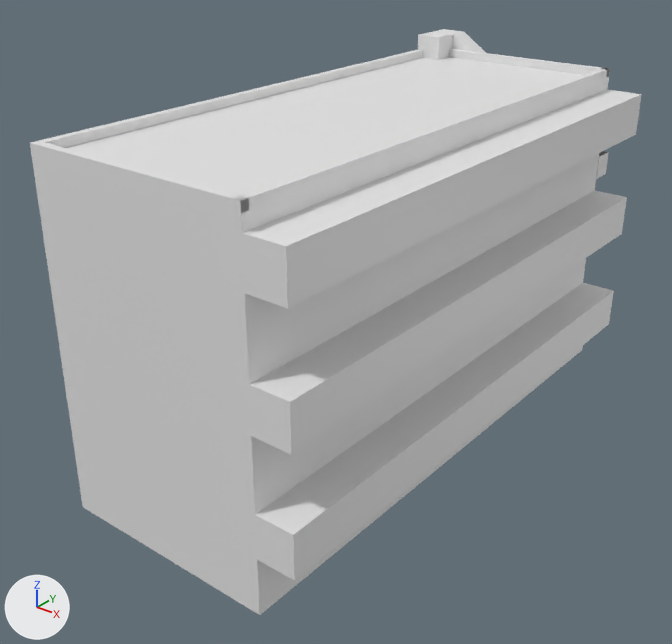
What one commit did to the OBJ model Assets/Art-Assets/Tomasz/Meshes/Buildings/Appartments/Background flat 1.obj.
One viewpoint serves both versions: a camera (50 mm lens) standing at (7.16, -7.22, 9.52) and looking at (-2.03, 4.27, 2.4). Every picture has the same lights, and +X, +Y and +Z are marked at lower left. The older version comes first. Where no turn or scale is listed for an object, it has been applied to the vertices.
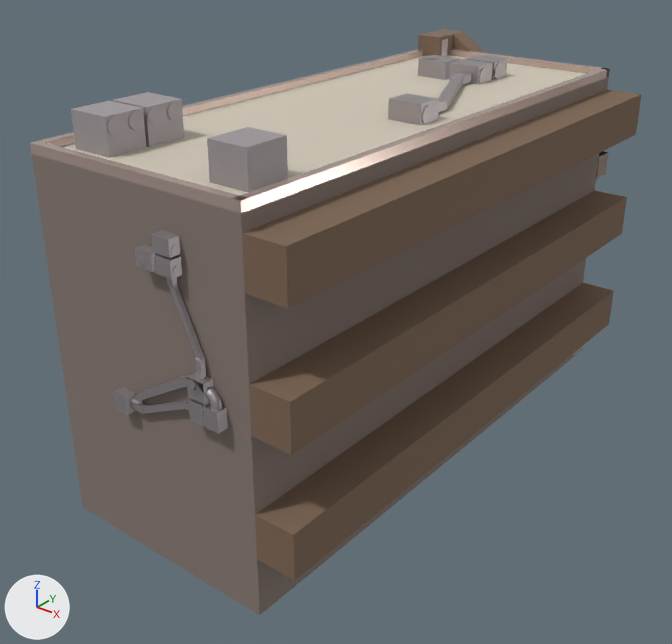
Where the change shows, as pixel boxes (x1, y1, x2, y2) in the pictures (672 x 644 px):
'Cube', recoloured (white to grey): (31, 77, 609, 615) in both
'Cube.003', recoloured (white to brown): (242, 89, 642, 309) in both
'Cube.002', recoloured (white to brown): (249, 191, 627, 455) in both
'Cube.001', recoloured (white to brown): (255, 283, 614, 581) in both
'Cube.004', added (pale yellow): after (62, 55, 586, 195)
'Cube.010', reshaped, recoloured (68% narrower, 51% shorter): before (232, 68, 610, 213); after (388, 55, 508, 125)
'Cube.005', reshaped (mostly hidden before): before (574, 346, 583, 356); after (114, 230, 228, 434)
'Cube.015', added: after (207, 127, 288, 193)
'Cylinder.001', added: after (71, 101, 146, 158)
'Cube.013', deleted: before (30, 141, 249, 213)
'Cube.014', added: after (112, 92, 184, 147)
'Cube.012', deleted: before (449, 49, 610, 78)
'Cube.006', deleted (mostly hidden): before (596, 151, 609, 179)
'Cube.016', added: after (441, 39, 448, 56)
part 1 of me_cube_005, added: after (114, 230, 228, 434)
part 2 of me_cube_007, added (mostly hidden): after (596, 151, 609, 179)
part 3 of me_cube_007, recoloured: (418, 29, 606, 155) in both
part 4 of me_cube_010, added: after (388, 55, 508, 125)
part 5 of me_cube_010, deleted: before (232, 68, 610, 213)
part 6 of me_cube_011, added (pale pink): after (30, 141, 249, 213)
part 7 of me_cube_011, added: after (232, 49, 610, 213)
part 8 of me_cube_011, recoloured: (39, 50, 423, 147) in both

The change, as a list of edits to the scene's bpy script:
```text
Add mat_material_001:
    mat_material_001 = principled_material('Material.001')
    mat_material_001.base_color = (0.631, 0.491, 0.434)  # pale pink #d0bab0
    mat_material_001.metallic = 0.607
    mat_material_001.roughness = 0.259
Add mat_material_006:
    mat_material_006 = principled_material('Material.006')
    mat_material_006.base_color = (0.209, 0.136, 0.0887)  # brown #7e6754
Change me_cube:
    where me_cube.from_pydata(...)  # 8 vertices, 6 faces; spans x -4.0..0.0, y 0.0..10.0, z 0.0..6.0
    add me_cube.materials.append(mat_material_002)  # grey #887a73
Change me_cube_001:
    where me_cube_001.from_pydata(...)  # 8 vertices, 6 faces; spans x 0.0..0.68, y 0.0..10.0, z 1.0..1.76
    add me_cube_001.materials.append(mat_material_005)  # brown #7e6754
Change me_cube_002:
    where me_cube_002.from_pydata(...)  # 8 vertices, 6 faces; spans x 0.0..0.68, y 0.0..10.0, z 3.0..3.76
    add me_cube_002.materials.append(mat_material_004)  # brown #7e6754
Change me_cube_003:
    where me_cube_003.from_pydata(...)  # 8 vertices, 6 faces; spans x 0.0..0.68, y 0.0..10.0, z 5.0..5.76
    add me_cube_003.materials.append(mat_material_003)  # brown #7e6754
Change me_cube_005:
    remove me_cube_005.from_pydata(...)  # 16 vertices, 14 faces; spans x -4.0..0.0, y 10.0..10.43, z 0.0..2.45
    add me_cube_005.from_pydata(...)  # 916 vertices, 648 faces; spans x -2.53..-0.42, y -0.19..0.01, z 2.5..5.48
    me_cube_005 part 1: 916 vertices added at x -2.53..-0.42, y -0.19..0.01, z 2.5..5.48
    other edits to the shape of me_cube_005 do not show in these pictures
    add me_cube_005.materials.append(mat_material_013)  # grey #b2abae
    add me_cube_005.materials.append(mat_material_014)  # grey #b2abae
Change me_cube_007:
    remove me_cube_007.from_pydata(...)  # 20 vertices, 18 faces; spans x -4.0..0.0, y 9.47..10.43, z 4.0..6.45
    add me_cube_007.from_pydata(...)  # 52 vertices, 46 faces; spans x -4.0..0.01, y 9.47..10.43, z 0.0..6.45
    me_cube_007 part 2: a new loose piece of 16 vertices spanning x -3.99..0.01, y 10.0..10.43, z 2.0..4.45, in mat_material_006 (brown #7e6754)
    me_cube_007 part 3: 18 faces spanning x -4.0..0.0, y 9.47..10.43, z 4.0..6.45 switch from no material to mat_material_006 (brown #7e6754)
    other edits to the shape of me_cube_007 do not show in these pictures
Change me_cube_010:
    remove me_cube_010.from_pydata(...)  # 8 vertices, 6 faces; spans x -0.14..0.0, y 0.0..10.0, z 6.0..6.15
    add me_cube_010.from_pydata(...)  # 328 vertices, 194 faces; spans x -2.78..-0.59, y 4.55..8.72, z 5.99..6.37
    me_cube_010 part 4: 328 vertices added at x -2.78..-0.59, y 4.55..8.72, z 5.99..6.37
    me_cube_010 part 5: 8 vertices removed from x -0.14..0.0, y 0.0..10.0, z 6.0..6.15
    add me_cube_010.materials.append(mat_material_008)  # grey #b2abae
Change me_cube_011:
    remove me_cube_011.from_pydata(...)  # 8 vertices, 6 faces; spans x -4.0..-3.86, y 0.0..10.0, z 6.0..6.15
    add me_cube_011.from_pydata(...)  # 30 vertices, 24 faces; spans x -4.0..0.0, y 0.0..10.0, z 6.0..6.15
    me_cube_011 part 6: a new loose piece, a box spanning x -4.0..0.0, y 0.0..0.14, z 6.0..6.15, in mat_material_001 (pale pink #d0bab0)
    me_cube_011 part 7: a new loose piece of 14 vertices spanning x -4.0..0.0, y 0.0..10.0, z 6.0..6.15, in mat_material_001 (pale pink #d0bab0)
    me_cube_011 part 8: 6 faces spanning x -4.0..-3.86, y 0.0..10.0, z 6.0..6.15 switch from no material to mat_material_001 (pale pink #d0bab0)
Remove ob_cube_006:
    ob_cube_006 = bpy.data.objects.new('Cube.006', me_cube_006)
Remove ob_cube_012:
    ob_cube_012 = bpy.data.objects.new('Cube.012', me_cube_012)
Remove ob_cube_013:
    ob_cube_013 = bpy.data.objects.new('Cube.013', me_cube_013)
Add ob_cylinder_001:
    ob_cylinder_001 = bpy.data.objects.new('Cylinder.001', me_cylinder_001)  # a 32-sided cylinder along x spanning x -2.971..-2.88, y 0.845..1.099, z 6.308..6.563; a box spanning x -3.615..-2.899, y 0.46..1.12, z 6.0..6.586; a 32-sided cylinder along x spanning x -2.971..-2.88, y 0.48..0.734, z 6.308..6.563; in mat_material_011 (grey #b2abae)
    ob_cylinder_001.location = (0.0, 0.0, 0.0)
Add ob_cube_016:
    ob_cube_016 = bpy.data.objects.new('Cube.016', me_cube_016)  # 72 vertices, 40 faces; spans x -3.662..-3.474, y 9.583..9.788, z 6.0..6.377; in mat_material_007 (light grey #e2d9dc)
    ob_cube_016.location = (0.0, 0.0, 0.0)
Add ob_cube_015:
    ob_cube_015 = bpy.data.objects.new('Cube.015', me_cube_015)  # a box spanning x -1.048..-0.388, y 0.533..1.249, z 6.0..6.586; a 32-sided cylinder along y spanning x -0.658..-0.403, y 1.177..1.267, z 6.308..6.563; a 32-sided cylinder along y spanning x -1.023..-0.768, y 1.177..1.267, z 6.308..6.563; in mat_material_009 (grey #b2abae)
    ob_cube_015.location = (0.0, 0.0, 0.0)
Add ob_cube_014:
    ob_cube_014 = bpy.data.objects.new('Cube.014', me_cube_014)  # a box spanning x -3.615..-2.899, y 1.172..1.832, z 6.0..6.586; a 32-sided cylinder along x spanning x -2.971..-2.88, y 1.545..1.8, z 6.308..6.563; a 32-sided cylinder along x spanning x -2.971..-2.88, y 1.18..1.435, z 6.308..6.563; in mat_material_010 (grey #b2abae)
    ob_cube_014.location = (0.0, 0.0, 0.0)
Add ob_cube_004:
    ob_cube_004 = bpy.data.objects.new('Cube.004', me_cube_004)  # a box spanning x -3.99..-0.01, y 0.03..9.97, z 5.95..6.03; in mat_material_012 (pale yellow #d0c7b6)
    ob_cube_004.location = (0.0, 0.0, 0.0)
```
